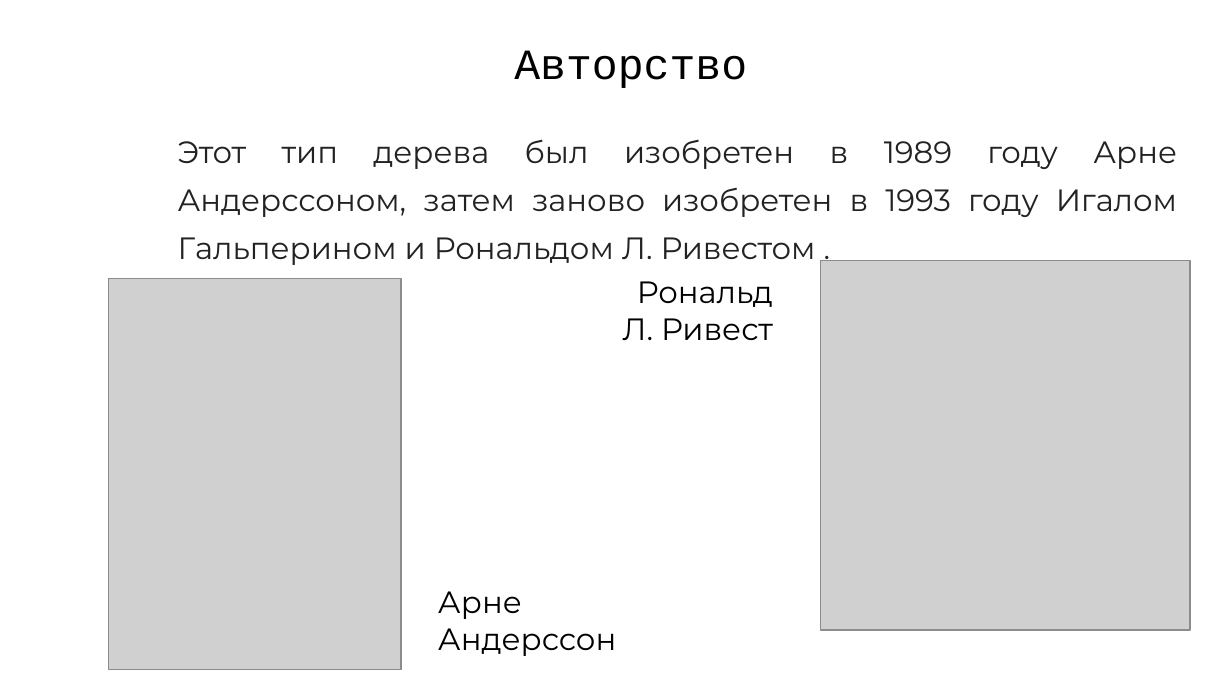
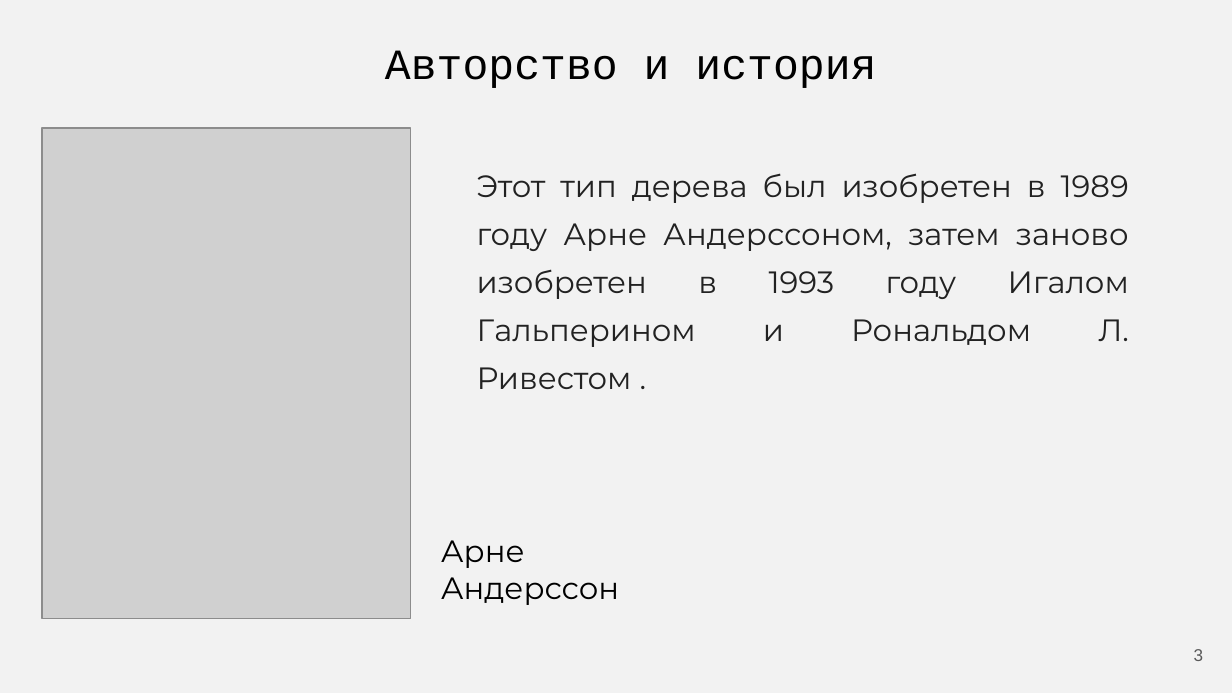
Before and after one commit to Flnchkv/ScapeGoat_Three, a slide deck: slide 3 of ScapeGoat Three.pptx (slide 5 before the commit). Drawn at 1232x693 pixels with LibreOffice and Linux fonts; fonts in the diff are those of the drawing; grey boxes stand for pictures. Boxes give left, top, right and bottom in pixels: in the first picture for what was removed or moved away, otherwise in the second. Text is boxed around its words. In the diff, an @@ line names an element or a change of style, - is before the commit and + after.

```diff
--- a/ScapeGoat Three.pptx
+++ b/ScapeGoat Three.pptx
@@ background #FFFFFF to #F2F2F2 @@
@@ title at (385,50,876,88): text changed @@
-Авторство
+Авторство и история
@@ picture: place and size @@
-picture at (108,278,402,669)
+picture at (42,128,410,618)
@@ text "Этот тип дерева был изобретен ...": place and size @@
-text "Этот тип дерева был изобретен ..." at (178,139,1177,265)
+text "Этот тип дерева был изобретен ..." at (477,173,1129,389)
@@ text "Этот тип дерева был изобретен ..." at (477,173,1129,389): highlight #FFFFFF to none @@
@@ picture removed at (821,260,1190,630) @@
@@ text removed at (622,281,773,341) @@
-Рональд Л. Ривест
@@ text "Арне Андерссон": place and size @@
-text "Арне Андерссон" at (438,591,616,656)
+text "Арне Андерссон" at (441,540,619,605)
@@ page number added at (1194,649,1204,661), 10 pt, text #595959 @@
+3
```
Also in this commit, not shown: 4 other slides changed, 3 slides added, 8 slides removed, 1 other file.
